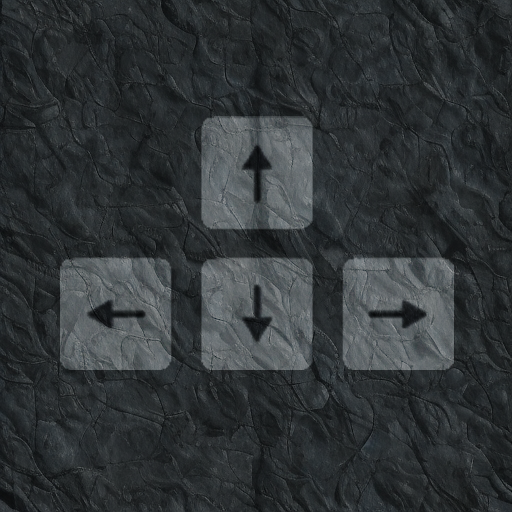
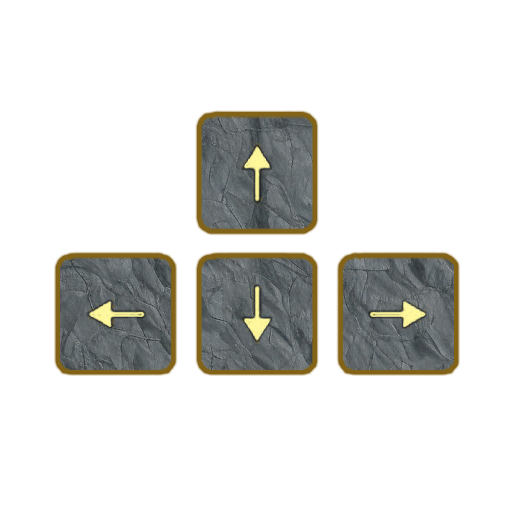
Layers edited between the first and the second 512px x 512px image:
hid "arrowkeys copy" over [60, 116, 454, 370]
added layer "Background copy" above "Background" over [60, 116, 454, 370]
hid "Background" over [0, 0, 512, 512]
